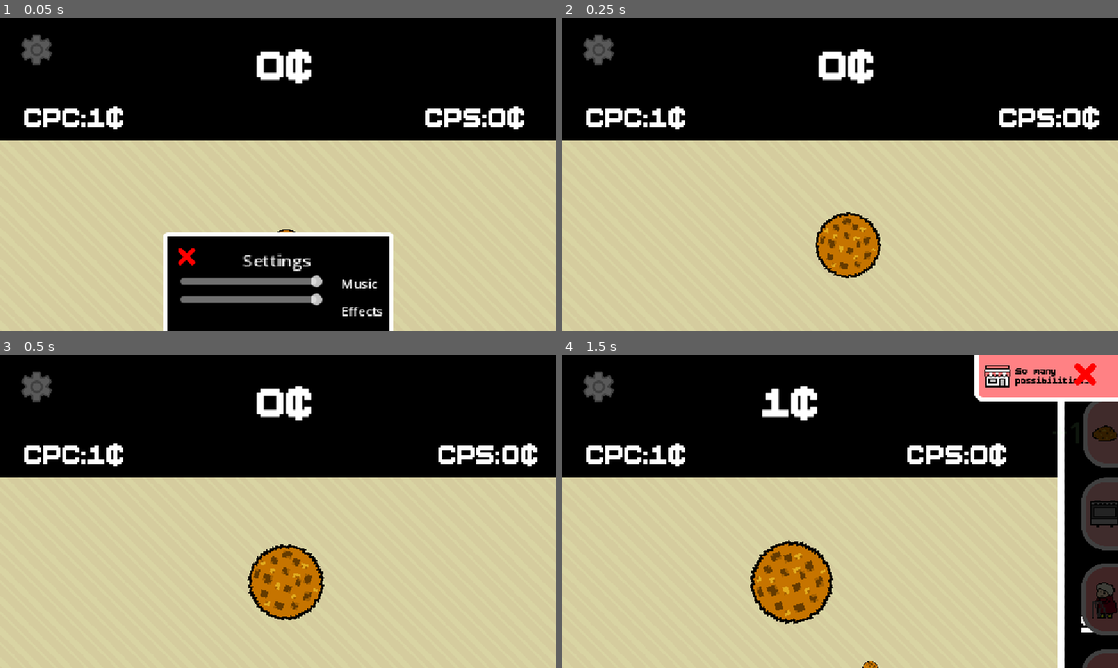
Above: before the commit, frames 1-4 (two rows, left to right).
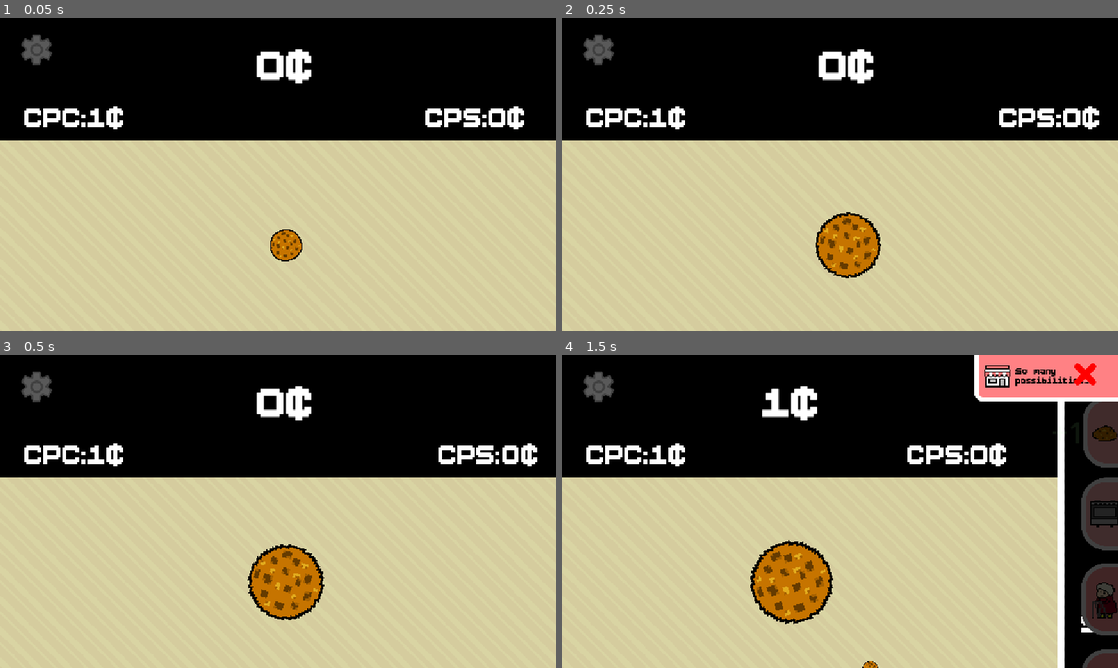
Above: after the commit, the same moments.

Repository: ashmitiscodingpython/sparkle-milkyway
Game: Godot game, scene res://scenes/main.tscn
Two runs of this game, one before a commit and one after it. Both use one fixed random seed, a clock stepped at 60 frames per second and the inputs below.
Inputs (mouse positions are in pixels of both pictures, inside the frame that each line leads up to):
- Up to frame 1 (0.05 s): no input
- Up to frame 2 (0.25 s): no input
- Up to frame 3 (0.5 s): no input
- Up to frame 4 (1.5 s): tap Enter at 0.5 s; move the mouse to (851, 580) at 0.52 s; hold Right 0.53-1.28 s; tap Alt at 0.6 s; click (851, 580) at 0.67 s; move the mouse to (1084, 624) at 1.27 s; hold Down from 1.28 s (still down); tap Shift at 1.35 s; click (1084, 624) at 1.42 s

The runs differ from the first frame. In frame 1, 13% of the frame differs, in the area x 29-71%, y 68-100%; in frame 2, nothing differs; in frame 3, nothing differs; in frame 4, nothing differs.

Commit message:
Final daily commit

Diff:
--- a/scenes/main.tscn
+++ b/scenes/main.tscn
@@ -58,10 +58,10 @@
 [ext_resource type="Script" uid="uid://bo04e0bbu28fh" path="res://scripts/temp.gd" id="56_dnhof"]
 [ext_resource type="Texture2D" uid="uid://i8b8ohvvqne" path="res://images/square.png" id="57_1v6qk"]
 [ext_resource type="Script" uid="uid://ddiudvm6fuer2" path="res://scripts/limit.gd" id="58_augu2"]
-[ext_resource type="Script" uid="uid://cq5oodfyukcvl" path="res://scenes/settings.gd" id="60_e755i"]
+[ext_resource type="Script" uid="uid://cq5oodfyukcvl" path="res://scripts/settings.gd" id="60_e755i"]
 [ext_resource type="Texture2D" uid="uid://b7vwkyoadp6i5" path="res://images/settings.png" id="60_kf5aa"]
-[ext_resource type="Script" uid="uid://y8d684cajolv" path="res://scenes/alt.gd" id="60_t5ykj"]
-[ext_resource type="Script" uid="uid://owoi2dvojj8a" path="res://scenes/settings_prompt.gd" id="62_e755i"]
+[ext_resource type="Script" uid="uid://y8d684cajolv" path="res://scripts/alt.gd" id="60_t5ykj"]
+[ext_resource type="Script" uid="uid://owoi2dvojj8a" path="res://scripts/settings_prompt.gd" id="62_e755i"]
 
 [sub_resource type="ShaderMaterial" id="ShaderMaterial_0loja"]
 shader = ExtResource("53_o7ddy")
@@ -816,7 +816,7 @@
 
 [node name="ClickEffect" type="AudioStreamPlayer2D" parent="."]
 stream = ExtResource("50_j2jfr")
-volume_db = 3.26
+volume_db = -33.302
 
 [node name="GoldEffect" type="AudioStreamPlayer2D" parent="."]
 stream = ExtResource("51_bjg73")
@@ -880,7 +880,7 @@
 
 [node name="SettingsPrompt" type="Sprite2D" parent="."]
 texture_filter = 1
-position = Vector2(576, 368.17)
+position = Vector2(670, 1521)
 scale = Vector2(1.65, 1.5)
 texture = ExtResource("23_pm3ni")
 script = ExtResource("62_e755i")
--- a/scripts/background_music.gd
+++ b/scripts/background_music.gd
@@ -1,7 +1,12 @@
 extends AudioStreamPlayer2D
 
+@onready var volume = $"../SettingsPrompt/Music"
 var time = 0
 
 func _process(_delta: float) -> void:
 	time += _delta
-	volume_db = -5 + clamp(25 * time, 0, 25)
+	volume_db = (-5 + clamp(25 * time, 0, 25)) * remap(volume.value, 0, 1, -0.5, 1)
+	if volume.value == 0:
+		playing = false
+	elif not playing:
+		playing = true
--- a/scripts/camera.gd
+++ b/scripts/camera.gd
@@ -14,3 +14,4 @@
 	position = origin + dxy
 	if shake > 0:
 		shake -= 0.1
+	shake = clamp(shake, 0, 500000)
--- a/scripts/cookie_script.gd
+++ b/scripts/cookie_script.gd
@@ -83,9 +83,12 @@
 		if boiling < 3:
 			heat_disable = false
 	if boiling > 1:
-		if !hiss.playing:
+		var cond = game_manager.effect_vol == 0
+		if !hiss.playing and !cond:
 			hiss.play()
-		hiss.volume_db = (boiling / 5.0) + randf_range(-1.0, 1.0)
+		if cond and hiss.playing:
+			hiss.stop()
+			hiss.volume_db = ((boiling / 5.0) + randf_range(-12.0, 1.0)) * game_manager.effect_vol
 	else:
 		hiss.stop()
 	if boiling > 0:
--- a/scripts/game_manager.gd
+++ b/scripts/game_manager.gd
@@ -48,7 +48,6 @@
 var settings = false
 var effect_vol = 1
 var effects: Array[AudioStreamPlayer2D]
-var norms = []
 
 func achievement() -> void:
 	$"../AchievementSound".play()
@@ -57,19 +56,14 @@
 	minus = startime
 
 func _ready() -> void:
-	effects = [$"../AchievementSound", $"../ClickEffect", $"../GoldEffect", $"../PurchaseEffect", $"../HissEffect"]
-	for effect in effects:
-		norms.append(effect.volume_db)
+	pass
 
 func add_factory() -> void:
 	factories += 1
 	factory.visible = true
 
 func _process(_delta: float) -> void:
-	var i = 0
-	for effect in effects:
-		effect.volume_db = norms[i] * effect_vol
-		i += 1
+	$"../ClickEffect".volume_db = -33 + (36.2 * effect_vol)
 	if stars == 18 and !eighteen:
 		eighteen = true
 		var achieve = load("res://scenes/achievement.tscn").instantiate()
--- a/scripts/gold_3x.gd
+++ b/scripts/gold_3x.gd
@@ -25,7 +25,7 @@
 			parent.scale += (Vector2(1, 1) - parent.scale) / 5
 	else:
 		elapse += _delta
-		parent.position += (Vector2(66, 64) - parent.position) / 5
+		parent.position += (Vector2(150, 72) - parent.position) / 5
 		parent.scale += (Vector2(0.6, 0.6) - parent.scale) / 5
 
 func _input(event: InputEvent) -> void:
--- a/scenes/settings.gd
+++ b/scripts/settings.gd
@@ -13,7 +13,7 @@
 
 func _input(event: InputEvent) -> void:
 	if event is InputEventMouseButton and event.pressed and mouse:
-		game.settings = true
+		game.settings = !game.settings
 		scale -= Vector2(0.5, 0.5)
 
 func _on_mouse_entered() -> void:
--- a/scenes/settings_prompt.gd
+++ b/scripts/settings_prompt.gd
@@ -3,17 +3,13 @@
 @onready var music = $Music
 @onready var effects = $Effects
 @onready var game = %GameManager
-@onready var mus = $"../BackgroundMusic"
-var norm = 0
 var norp
 
 func _ready() -> void:
-	norm = mus.volume_db
-	norp = position
+	norp = Vector2(576, 368.17)
 
 func _process(_delta: float) -> void:
-	game.effect_vol = effects.value
-	mus.volume_db = norm * music.value
+	game.effect_vol = remap(effects.value, 0, 1, -0.3, 1)
 	if game.settings:
 		position += (norp - position) / 5
 	else:
Renamed: scenes/alt.gd -> scripts/alt.gd
Renamed: scenes/alt.gd.uid -> scripts/alt.gd.uid
Renamed: scenes/settings.gd.uid -> scripts/settings.gd.uid
Renamed: scenes/settings_prompt.gd.uid -> scripts/settings_prompt.gd.uid
